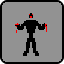
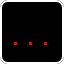
Layer changes from the first 64 × 64 image to the second:
added layer "Next Agent" above "Corrupt Active" over [12, 40, 49, 47]
hid "Sacrifice Deactivated" over [15, 13, 47, 56]
showed "Active" over [0, 0, 64, 64]
hid "Deactivated" over [0, 0, 64, 64]
